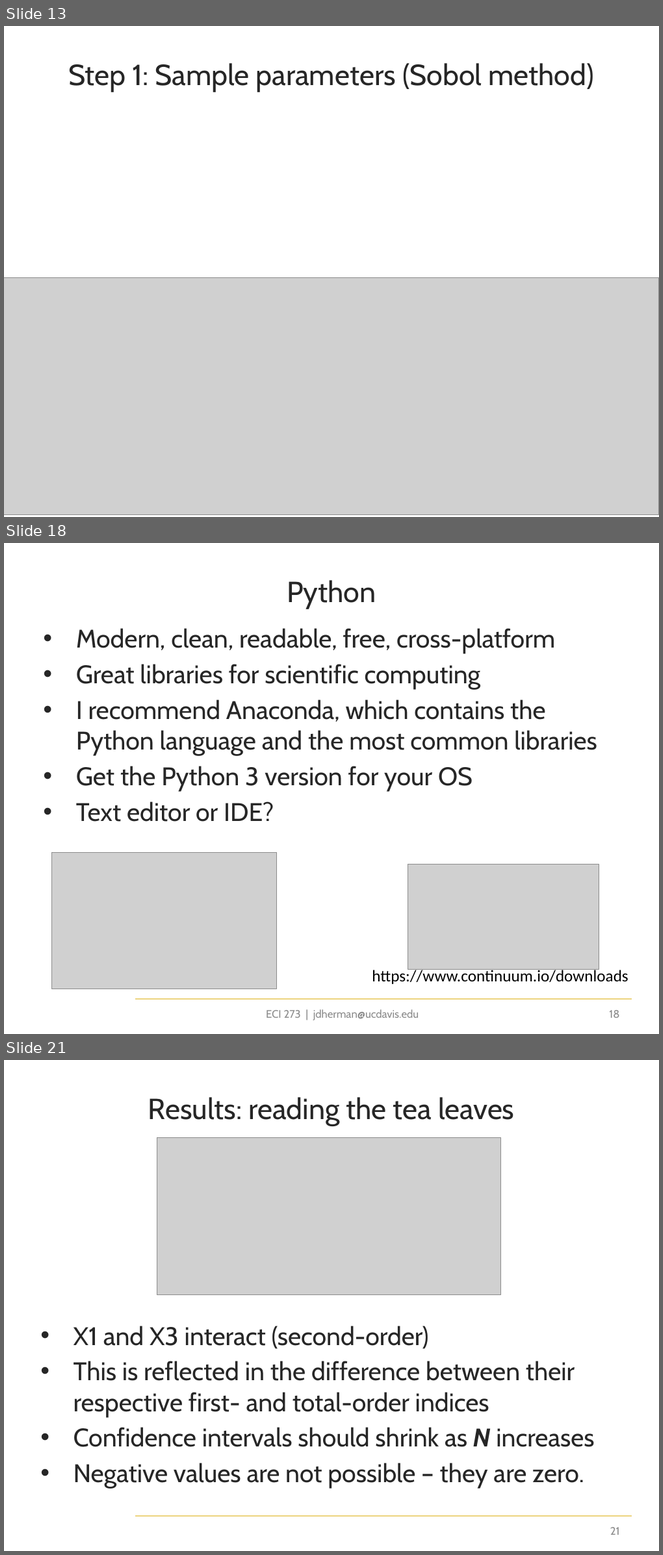
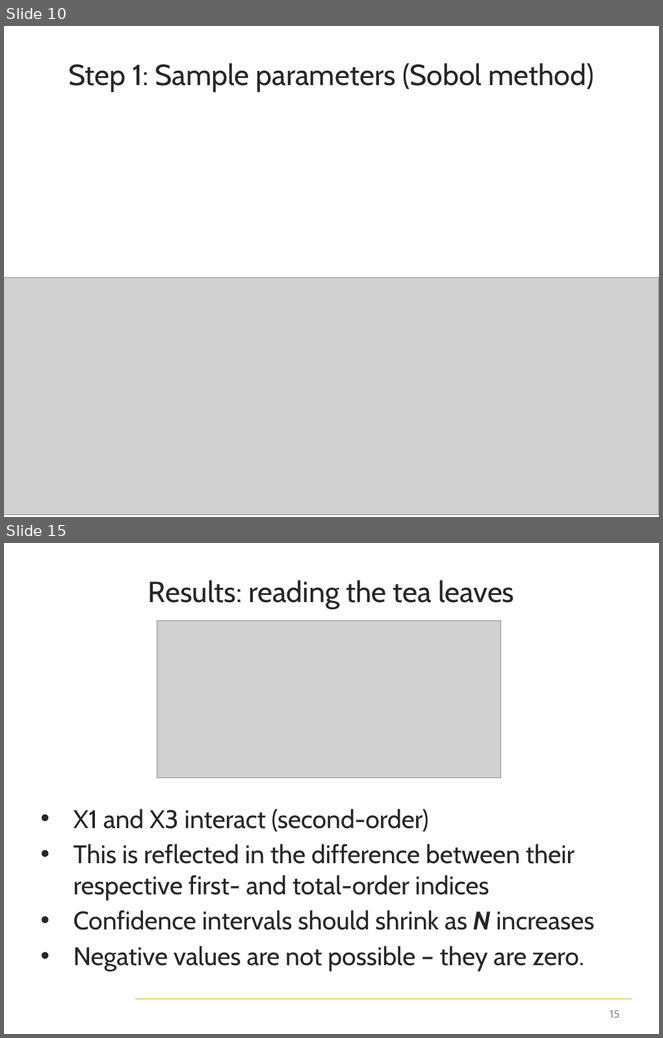
Before and after one commit to jdherman/DMDU-2018-SALib-Tutorial, a slide deck: herman-dmdu-SALib-tutorial.pptx. Shown one above the other, each under a label of ours: slides 13, 18 and 21 before the commit, slides 10 and 15 after it; the slides between them are not shown. The pictures are 663x1555 and 663x1038 pixels, drawn with LibreOffice and Linux fonts; fonts in the diff are those of the drawing; grey boxes stand for pictures; background and template pictures are left out. Boxes give left, top, right and bottom in pixels: in the first picture for what was removed or moved away, otherwise in the second. Text is boxed around its words. In the diff, an @@ line names an element or a change of style, - is before the commit and + after.

```diff
--- a/herman-dmdu-SALib-tutorial.pptx
+++ b/herman-dmdu-SALib-tutorial.pptx
@@ slide 18 removed at bbox=[4, 543, 659, 1034], background #FFFFFF; not listed: 1 template element that a slide beside it also shows @@
@@ title removed at bbox=[287, 580, 376, 609] @@
-Python
@@ text removed at bbox=[76, 628, 597, 822] @@
-• Modern, clean, readable, free, cross-platform
-• Great libraries for scientific computing
-• I recommend Anaconda, which contains the Python language and the most common libraries
-• Get the Python 3 version for your OS
-• Text editor or IDE?
@@ picture removed at bbox=[52, 852, 276, 989] @@
@@ picture removed at bbox=[408, 864, 599, 969] @@
@@ text removed at bbox=[372, 969, 629, 984] @@
-https://www.continuum.io/downloads
@@ text removed at bbox=[266, 1010, 419, 1021] @@
-ECI 273 | jdherman@ucdavis.edu
@@ page number removed at bbox=[609, 1010, 620, 1018] @@
-18
@@ what was slide 13 is now slide 10 @@
@@ what was slide 21 is now slide 15 @@
@@ page number at bbox=[610, 1010, 620, 1018]: text changed @@
-21
+15
```
Also in this commit, not shown: 4 slides changed, 6 slides added, 12 other slides removed, 4 other files.
